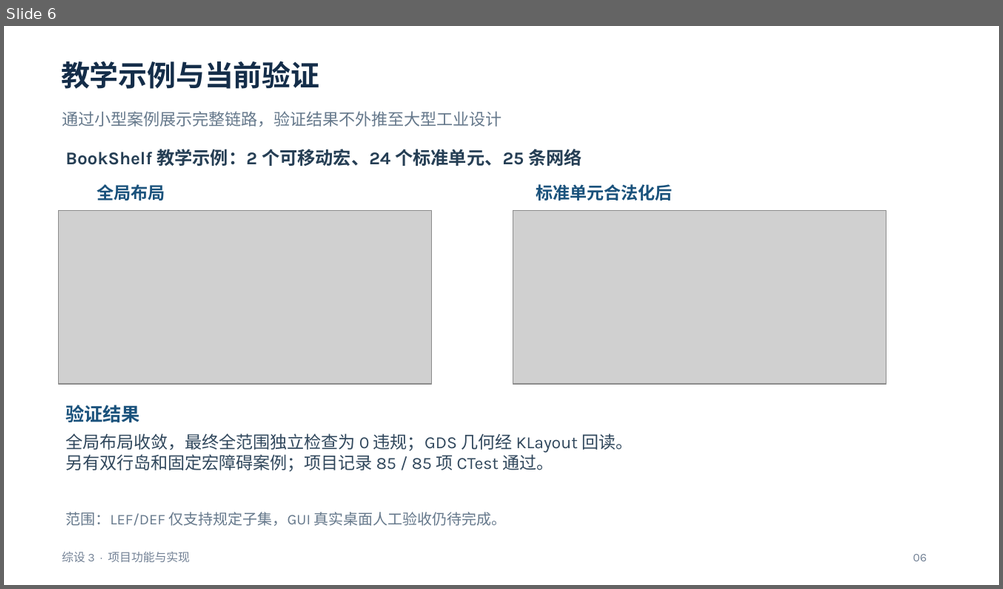
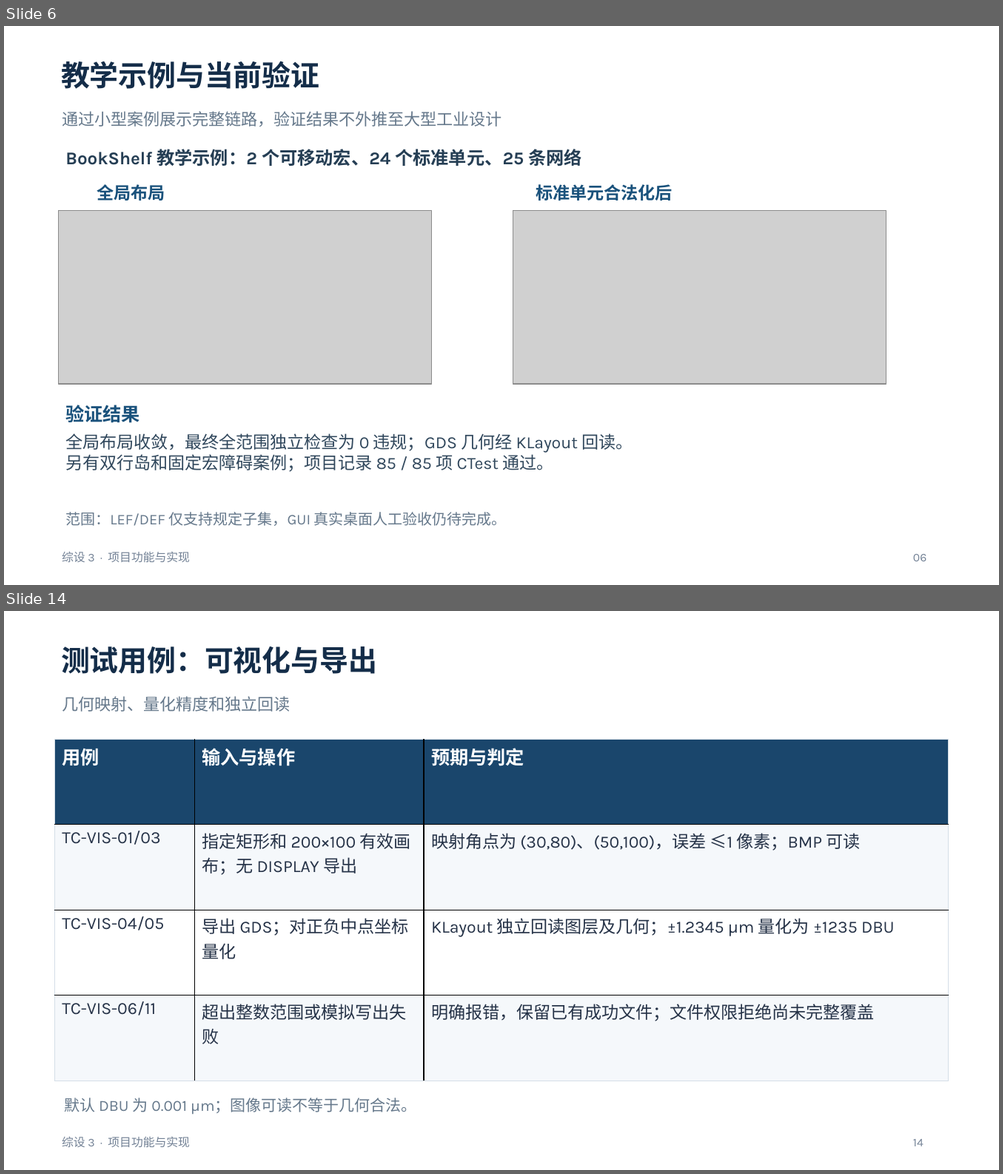
Before and after one commit to kamisato-funeki/ZS-3, a slide deck: docs/综设3-任务5至7汇报.pptx. Shown one above the other, each under a label of ours: slide 6 before the commit, slides 6 and 14 after it; the slides between them are not shown. The pictures are 1003x589 and 1003x1174 pixels, drawn with LibreOffice and Linux fonts; fonts in the diff are those of the drawing; grey boxes stand for pictures. Boxes give left, top, right and bottom in pixels: in the first picture for what was removed or moved away, otherwise in the second. Text is boxed around its words. In the diff, an @@ line names an element or a change of style, - is before the commit and + after.

Commit message:
doc: 补充课程任务与测试算法汇报

```diff
--- a/docs/综设3-任务5至7汇报.pptx
+++ b/docs/综设3-任务5至7汇报.pptx
@@ slide 14 added at (x1=4, y1=611, x2=999, y2=1170), background #FFFFFF @@
@@ text added at (x1=61, y1=647, x2=377, y2=674), 27.8 pt, text #142D49, bold @@
+测试用例：可视化与导出
@@ text added at (x1=62, y1=696, x2=290, y2=712), 15.8 pt, text #65788B @@
+几何映射、量化精度和独立回读
@@ table added at (x1=55, y1=739, x2=948, y2=1081), 4 rows, 3 columns @@
+用例 | 输入与操作 | 预期与判定
+TC-VIS-01/03 | 指定矩形和 200×100 有效画布；无 DISPLAY 导出 | 映射角点为 (30,80)、(50,100)，误差 ≤1 像素；BMP 可读
+TC-VIS-04/05 | 导出 GDS；对正负中点坐标量化 | KLayout 独立回读图层及几何；±1.2345 μm 量化为 ±1235 DBU
+TC-VIS-06/11 | 超出整数范围或模拟写出失败 | 明确报错，保留已有成功文件；文件权限拒绝尚未完整覆盖
@@ text added at (x1=64, y1=1098, x2=416, y2=1114), 15 pt, text #65788B @@
+默认 DBU 为 0.001 μm；图像可读不等于几何合法。
@@ text added at (x1=62, y1=1137, x2=190, y2=1147), 11.2 pt, text #728195 @@
+综设 3 · 项目功能与实现
@@ text added at (x1=913, y1=1139, x2=923, y2=1147), 11.2 pt, text #728195 @@
+14
```
Also in this commit, not shown: 13 other slides added.
